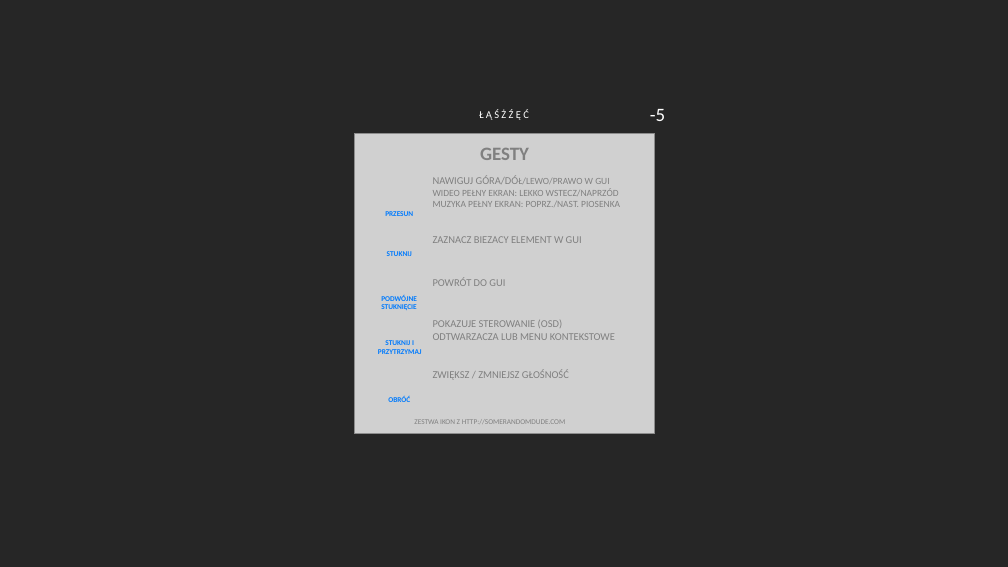
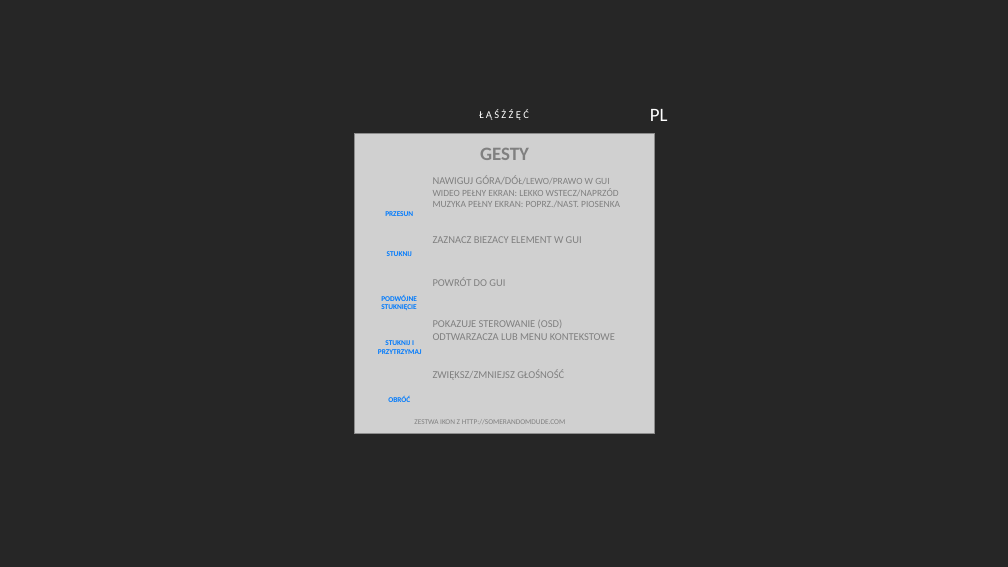
Before and after one commit to xbmc/Official-Kodi-Remote-iOS, a slide deck: slide 8 of templates/template_remote_gesture_help.pptx. Drawn at 1008x567 pixels with LibreOffice and Linux fonts; fonts in the diff are those of the drawing; grey boxes stand for pictures. Boxes give left, top, right and bottom in pixels: in the first picture for what was removed or moved away, otherwise in the second. Text is boxed around its words. In the diff, an @@ line names an element or a change of style, - is before the commit and + after.

```diff
--- a/templates/template_remote_gesture_help.pptx
+++ b/templates/template_remote_gesture_help.pptx
@@ text at (x1=650, y1=109, x2=668, y2=121): text changed @@
--5
+PL
@@ text at (x1=433, y1=370, x2=564, y2=379): spaces changed @@
-ZWIĘKSZ / ZMNIEJSZ GŁOŚNOŚĆ
+ZWIĘKSZ/ZMNIEJSZ GŁOŚNOŚĆ
```
Also in this commit, not shown: 8 other slides changed, 6 slides added, 1 slide removed, 1 other file.
